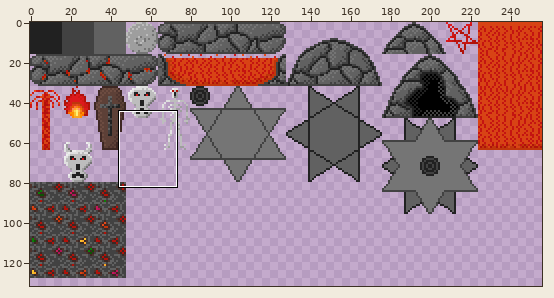
File history of a sprite sheet, assets/tiles/dark_tiles.png. The picture above shows the old version from afar; the outline marks the close-up.
Close-up. Earlier state:
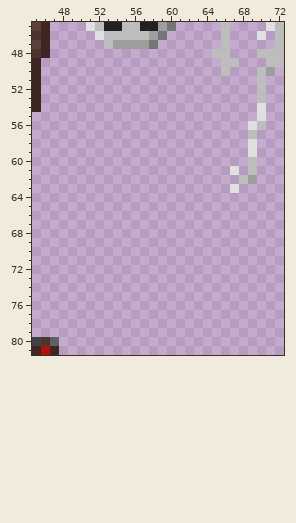
The file is 256x256 pixels. Shown: x 45..72, y 45..81. The wide view leaves out empty margins.
The same view after the edit:
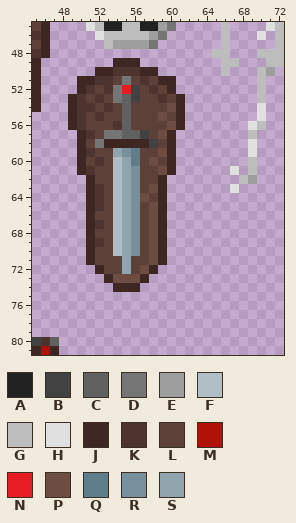
Palette (. is transparent): A #212121  B #424242  C #616161  D #757575  E #9e9e9e  F #b0bec5  G #bdbdbd  H #e0e0e0  J #3e2723  K #4e342e  L #5d4037  M #b0120a  N #e51c23  P #6d4c41  Q #607d8b  R #78909c  S #90a4ae
The commit says: useless sword on wall decoration
From old to new:
@@ x 47..63 @@
 48 .................
-49 .................
-50 .................
-51 .................
-52 .................
-53 .................
-54 .................
-55 .................
-56 .................
-57 .................
-58 .................
-59 .................
-60 .................
-61 .................
-62 .................
-63 .................
-64 .................
-65 .................
-66 .................
-67 .................
-68 .................
-69 .................
-70 .................
-71 .................
-72 .................
-73 .................
-74 .................
+49 .......JJJ.......
+50 .....JJKKKJJ.....
+51 ...JJKKLDLKLJJ...
+52 ...JKLKDNBLKLJ...
+53 ..JKLKLDCBLLKLJ..
+54 ..JKKLKLCLLLLPJ..
+55 ..JKLKLLCLLLPLJ..
+56 ..JKLLLKCLLLLPJ..
+57 ...JKLDDCCBLPJ...
+58 ...JLDJJJJJBLJ...
+59 ...JKLLSRQLLPJ...
+60 ...JLKLFSQLPLJ...
+61 ...JKLLFSRLLPJ...
+62 ....JLLFSRLLJ....
+63 ....JKLFSRLPJ....
+64 ....JKLFSRPLJ....
+65 ....JKLFSRLPJ....
+66 ....JLLFSRLPJ....
+67 ....JKLFSRLPJ....
+68 ....JLLFSRLPJ....
+69 ....JKLFSRLPJ....
+70 ....JLLFSRLPJ....
+71 ....JLLLSLLPJ....
+72 .....JLLSLPJ.....
+73 ......JPPPJ......
+74 .......JJJ.......
 75 .................
Where, in picture pixels (left, top, right, bottom), the same in both close-ups:
added: (68, 58, 185, 292)
